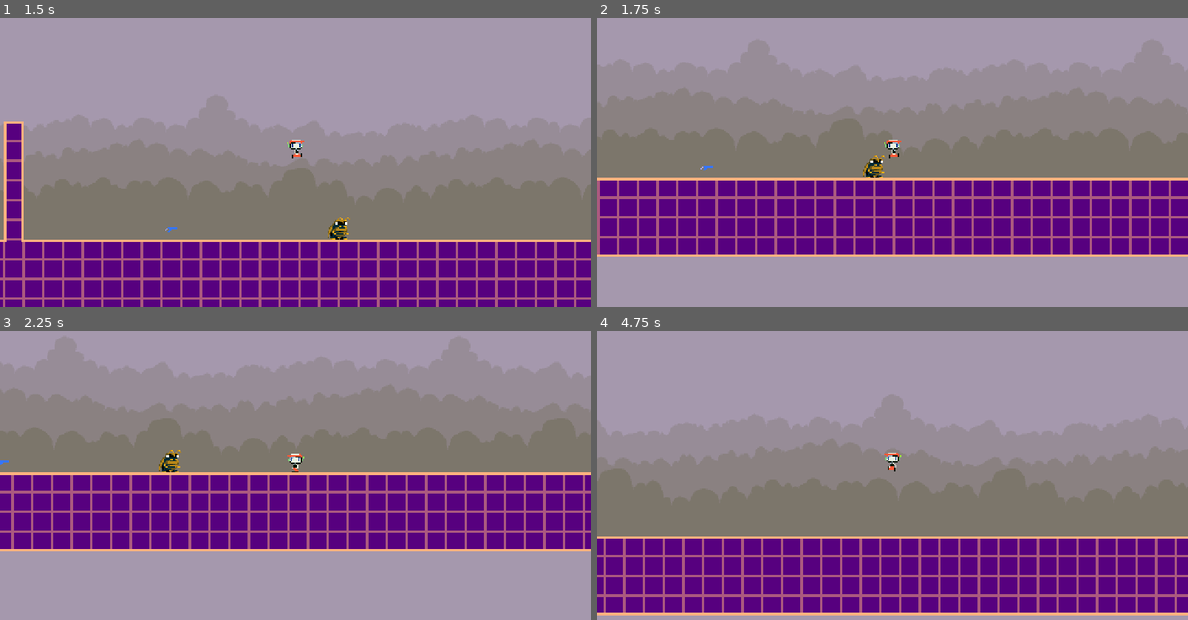
Above: before the commit, frames 1-4 (two rows, left to right).
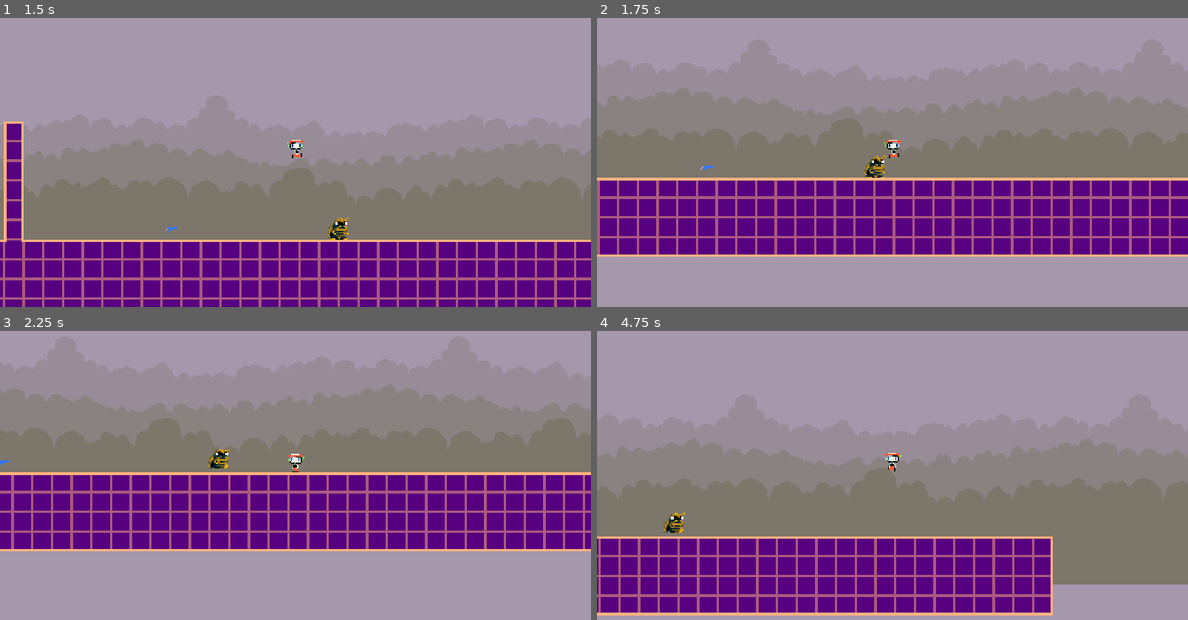
Above: after the commit, the same moments.

Repository: yashparab17/skyventure-revamped
Game: Godot game, scene res://scenes/areas/area_1.tscn
The game is run twice, just before and just after one commit, with the same random seed, the same clock (stepped at 60 frames per second) and the same inputs.
Inputs:
- Up to frame 1 (1.5 s): hold D (move_right) from 0.53 s (still down); tap Z (shoot) at 0.6, 1.35 s; tap Space (jump) at 0.77 s
- Up to frame 2 (1.75 s): keep holding D (move_right); tap Space (jump) at 1.52 s
- Up to frame 3 (2.25 s): release D (move_right) at 2.03 s; hold A (move_left) from 2.03 s (still down); tap Z (shoot) at 2.1 s
- Up to frame 4 (4.75 s): release A (move_left) at 2.78 s; hold D (move_right) 2.78-4.28 s; tap Z (shoot) at 2.85, 3.6, 4.35 s; tap Space (jump) at 3.02, 3.77, 4.52 s; hold A (move_left) from 4.28 s (still down)

Frame 1 is identical in both runs. In frame 2, 0.1% of the frame differs, in the area x 45-49%, y 47-56%; in frame 3, 0.4%; in frame 4, 11%, in the area x 0-100%, y 62-99%.

Commit message:
Chase done.

Diff:
--- a/scenes/areas/area_1.tscn
+++ b/scenes/areas/area_1.tscn
@@ -408,13 +408,5 @@
 [node name="Roach" parent="." instance=ExtResource("3_cj633")]
 position = Vector2(368, 208)
 
-[node name="PatrolPoints" type="Node2D" parent="Roach"]
-
-[node name="Point1" type="Marker2D" parent="Roach/PatrolPoints"]
-position = Vector2(64, 64)
-
-[node name="Point2" type="Marker2D" parent="Roach/PatrolPoints"]
-position = Vector2(-64, 64)
-
 [node name="Gun Pickup 1" parent="." instance=ExtResource("5_f24j5")]
 position = Vector2(296, 200)
--- a/scenes/characters/enemies/roach.tscn
+++ b/scenes/characters/enemies/roach.tscn
@@ -128,6 +128,9 @@
 [sub_resource type="CapsuleShape2D" id="CapsuleShape2D_mfqj3"]
 height = 24.0
 
+[sub_resource type="RectangleShape2D" id="RectangleShape2D_uo84q"]
+size = Vector2(96, 96)
+
 [node name="Roach" type="CharacterBody2D" groups=["enemy"]]
 collision_layer = 4
 collision_mask = 3
@@ -142,15 +145,20 @@
 texture = ExtResource("1_piddw")
 hframes = 4
 vframes = 5
+frame = 8
 
 [node name="Animation" type="AnimationPlayer" parent="."]
 libraries = {
 "": SubResource("AnimationLibrary_w2pvh")
 }
 
-[node name="Timer" type="Timer" parent="."]
+[node name="PatrolTimer" type="Timer" parent="."]
 wait_time = 3.0
 autostart = true
+
+[node name="ChaseTimer" type="Timer" parent="."]
+wait_time = 2.0
+one_shot = true
 
 [node name="Hurtbox" type="Area2D" parent="."]
 collision_layer = 4
@@ -161,5 +169,17 @@
 shape = SubResource("CapsuleShape2D_mfqj3")
 debug_color = Color(0.991572, 0, 0.26379, 0.42)
 
-[connection signal="timeout" from="Timer" to="." method="_on_timer_timeout"]
+[node name="DetectionArea" type="Area2D" parent="."]
+collision_layer = 0
+collision_mask = 2
+
+[node name="CollisionShape2D" type="CollisionShape2D" parent="DetectionArea"]
+position = Vector2(0, -48)
+shape = SubResource("RectangleShape2D_uo84q")
+debug_color = Color(0.775963, 0.440196, 0.0144619, 0.42)
+
+[connection signal="timeout" from="PatrolTimer" to="." method="_on_patrol_timer_timeout"]
+[connection signal="timeout" from="ChaseTimer" to="." method="_on_chase_timer_timeout"]
 [connection signal="area_entered" from="Hurtbox" to="." method="_on_hurtbox_area_entered"]
+[connection signal="body_entered" from="DetectionArea" to="." method="_on_detection_area_body_entered"]
+[connection signal="body_exited" from="DetectionArea" to="." method="_on_detection_area_body_exited"]
--- a/scripts/characters/enemies/roach.gd
+++ b/scripts/characters/enemies/roach.gd
@@ -1,53 +1,62 @@
 extends CharacterBody2D
 
-# Enemy movement properties.
+# Enemy movement variables.
 @export var gravity = 600
 @export var speed: int = 50
 @export var acceleration: float = 600
+@export var chase_speed: int = 80  # Speed when chasing
 
-# Enemy health and damage properties.
+# Enemy health and damage variables.
 @export var health_amount: int = 3
 @export var damage_amount: int = 1
-
-# Patrol system.
-@export var wait_time: int = 3 # Time to wait at each patrol point.
-var no_of_points: int = 2
-var point_positions: Array[Vector2] = []
-var current_point_position: int = 0
 
 # Direction and movement state.
 var direction: Vector2 = Vector2.LEFT
 var can_walk: bool = true
 
+# Patrol system.
+var no_of_points: int = 2
+var point_positions: Array[Vector2] = []
+var current_point_position: int = 0
+
+# Chase variables.
+var chasing: bool = false
+var player_ref: Node2D = null
+
 # Node references.
 @onready var sprite = $Sprite
 @onready var anim = $Animation
-@onready var timer = $Timer
+@onready var patrol_timer = $PatrolTimer
+@onready var chase_timer = $ChaseTimer  # Timer for stopping chase
+@onready var detection_area = $DetectionArea  # Reference to the Area2D
 
 # Preloads the entity death effect.
 var entity_death = preload("res://scenes/effects/entity_death.tscn")
 
 # State machine.
-enum States {idle, walk, hurt, death}
+enum States {idle, walk, chase, hurt, death}
 var current_state: States = States.idle
 
 func _ready() -> void:
 	generate_patrol_points()
 
-	timer.wait_time = wait_time # Set timer wait duration.
-
 # Generates patrol points at fixed positions relative to the spawn position.
 func generate_patrol_points() -> void:
+	point_positions.clear()
 	var spawn_position = global_position
 	point_positions.append(spawn_position + Vector2(64, 0)) # First patrol point.
 	point_positions.append(spawn_position + Vector2(-64, 0)) # Second patrol point.
 	no_of_points = point_positions.size()
+	current_point_position = 0  # Reset patrol index
 
 func _physics_process(delta: float) -> void:
 	apply_gravity(delta)
 
 	if can_walk and current_state != States.death:
-		roach_patrol(delta)
+		if chasing and player_ref:
+			roach_chase(delta) # Chase player.
+		else:
+			roach_patrol(delta) # Patrol normally.
 
 	move_and_slide()
 	animate_roach()
@@ -67,6 +76,7 @@
 
 	# Flip sprite based on movement direction.
 	sprite.flip_h = direction.x < 0
+	detection_area.position.x = -24 if sprite.flip_h else 24
 
 	# Move towards the patrol point.
 	velocity.x = move_toward(velocity.x, direction.x * speed, acceleration * delta)
@@ -78,14 +88,50 @@
 		can_walk = false
 		velocity.x = 0
 		current_state = States.idle
-		timer.stop()
-		timer.start()
+		patrol_timer.stop()
+		patrol_timer.start()
+
+# Handles enemy chasing the player.
+func roach_chase(delta: float):
+	if not player_ref or current_state == States.death:
+		return
+
+	direction = (player_ref.global_position - global_position).normalized()
+
+	# Flip sprite based on movement direction.
+	sprite.flip_h = direction.x < 0
+	detection_area.position.x = -24 if sprite.flip_h else 24
+
+	# Move towards the player.
+	velocity.x = move_toward(velocity.x, direction.x * chase_speed, acceleration * delta)
+	current_state = States.chase
 
 # Resumes movement after waiting at a patrol point.
-func _on_timer_timeout() -> void:
-	if !can_walk:
+func _on_patrol_timer_timeout() -> void:
+	if !can_walk and not chasing:
 		can_walk = true
 		current_point_position = (current_point_position + 1) % no_of_points
+
+# Handles player entering the detection area.
+func _on_detection_area_body_entered(body: Node2D) -> void:
+	if body.is_in_group("player"):  # Ensure it's the player.
+		chasing = true
+		player_ref = body
+		can_walk = true  # Allow movement immediately.
+		chase_timer.stop()  # Reset the cooldown timer.
+
+# Handles player exiting the detection area.
+func _on_detection_area_body_exited(body: Node2D) -> void:
+	if body == player_ref:
+		chase_timer.start()  # Start the 1-second chase timer.
+
+# Stops chase after the cooldown period.
+func _on_chase_timer_timeout() -> void:
+	chasing = false
+	player_ref = null
+
+	generate_patrol_points()  # Generate new patrol points at current position.
+	can_walk = true  # Resume patrolling.
 
 # Handles enemy taking damage when hit by a bullet.
 func _on_hurtbox_area_entered(area: Area2D) -> void:
@@ -121,6 +167,9 @@
 		States.walk:
 			if anim.current_animation != "walk":
 				anim.play("walk")
+		States.chase:
+			if anim.current_animation != "walk":
+				anim.play("walk")
 		States.hurt:
 			if anim.current_animation != "hurt":
 				anim.play("hurt")
--- a/scripts/characters/player/player.gd
+++ b/scripts/characters/player/player.gd
@@ -68,6 +68,7 @@
 		velocity.x = move_toward(velocity.x, 0, friction * delta)
 		current_state = States.idle_shoot if shoot_timer > 0 else States.idle
 
+	# Shooting logic.
 	if gun_instance and Input.is_action_just_pressed("shoot") and shoot_timer <= 0:
 		shoot_bullet(1 if not sprite.flip_h else -1)
 		shoot_timer = shoot_cooldown
@@ -102,6 +103,12 @@
 	if gun_instance:
 		gun_instance.flip_muzzle(flip)
 
+# Handles player taking damage when hit by an enemy.
+func _on_hurtbox_body_entered(body: Node2D) -> void:
+	if body.is_in_group("enemy"):
+		print("Enemy entered. Damage: ", body.damage_amount)
+		HealthManager.decrease_health(body.damage_amount)
+
 # Updates animation based on player state.
 func animate_player():
 	var current_frame = anim.current_animation_position
@@ -127,8 +134,3 @@
 		States.fall:
 			if anim.current_animation != "fall":
 				anim.play("fall")
-
-func _on_hurtbox_body_entered(body: Node2D) -> void:
-	if body.is_in_group("enemy"):
-		print("Enemy entered. Damage: ", body.damage_amount)
-		HealthManager.decrease_health(body.damage_amount)
Not shown: 1 places in scenes/characters/enemies/roach.tscn that only renumber resources
